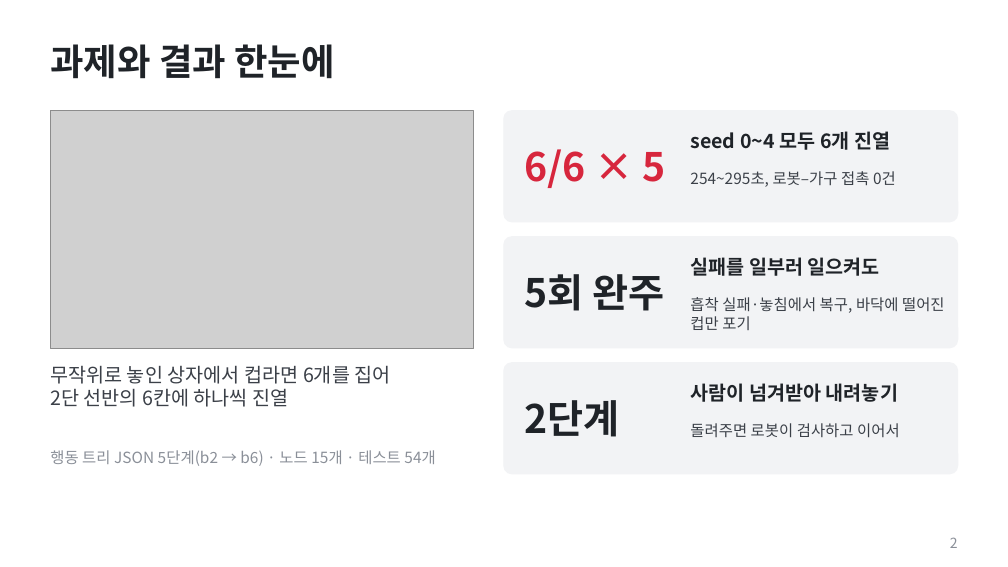
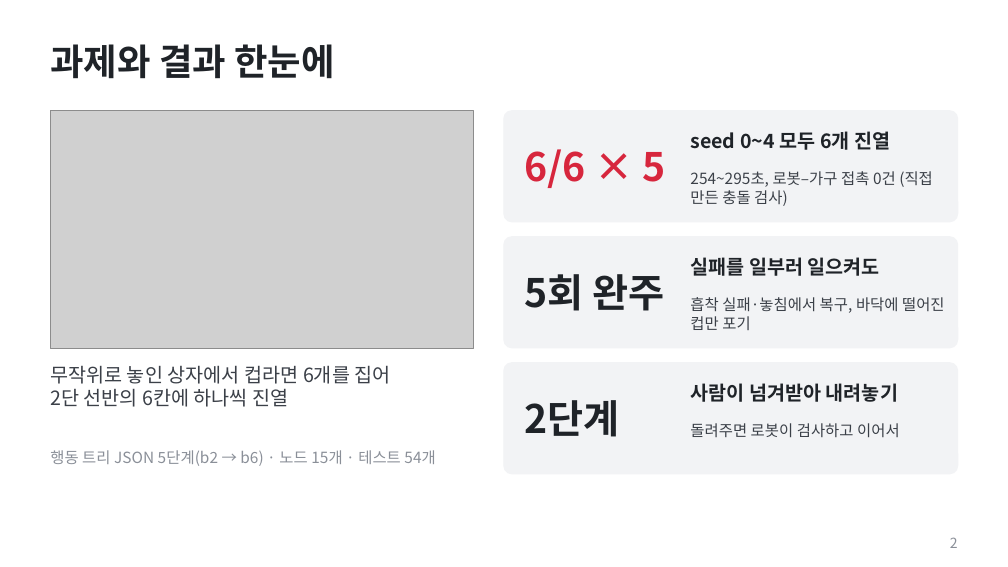
Before and after one commit to hayoung0Lee/cupramen, a slide deck: slide 2 of presentation/cupramen_deck.pptx. Drawn at 1008x567 pixels with LibreOffice and Linux fonts; fonts in the diff are those of the drawing; grey boxes stand for pictures. Boxes give left, top, right and bottom in pixels: in the first picture for what was removed or moved away, otherwise in the second. Text is boxed around its words. In the diff, an @@ line names an element or a change of style, - is before the commit and + after.

```diff
--- a/presentation/cupramen_deck.pptx
+++ b/presentation/cupramen_deck.pptx
@@ text at [690, 171, 933, 206]: text changed @@
-254~295초, 로봇–가구 접촉 0건
+254~295초, 로봇–가구 접촉 0건 (직접 만든 충돌 검사)
```
Also in this commit, not shown: 2 other slides changed, 1 other file.
